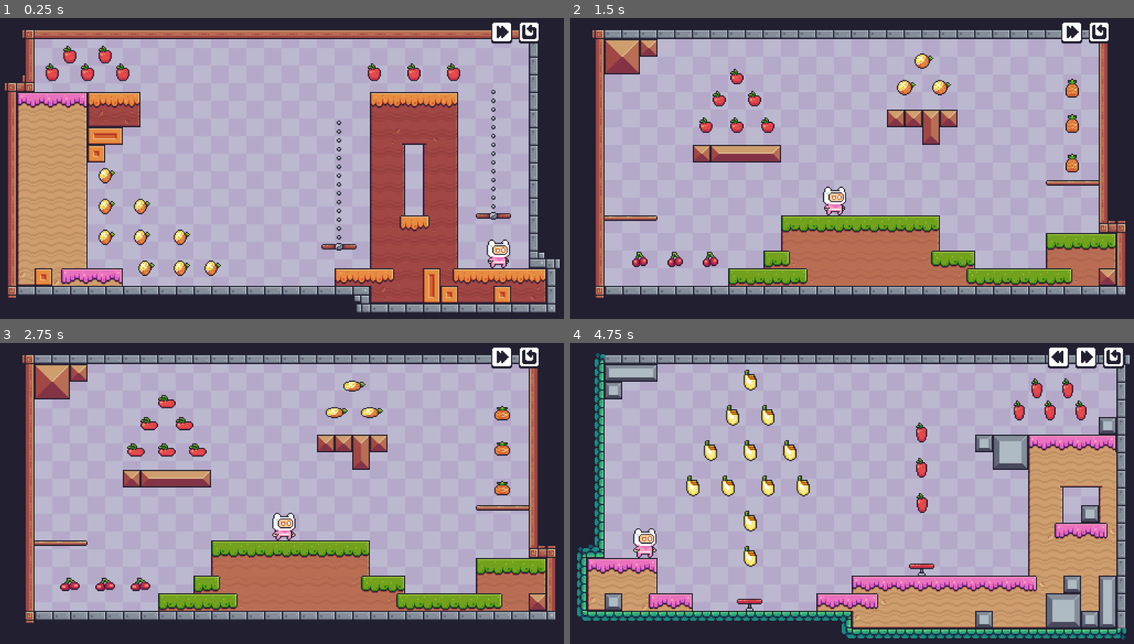
Above: before the commit, frames 1-4 (two rows, left to right).
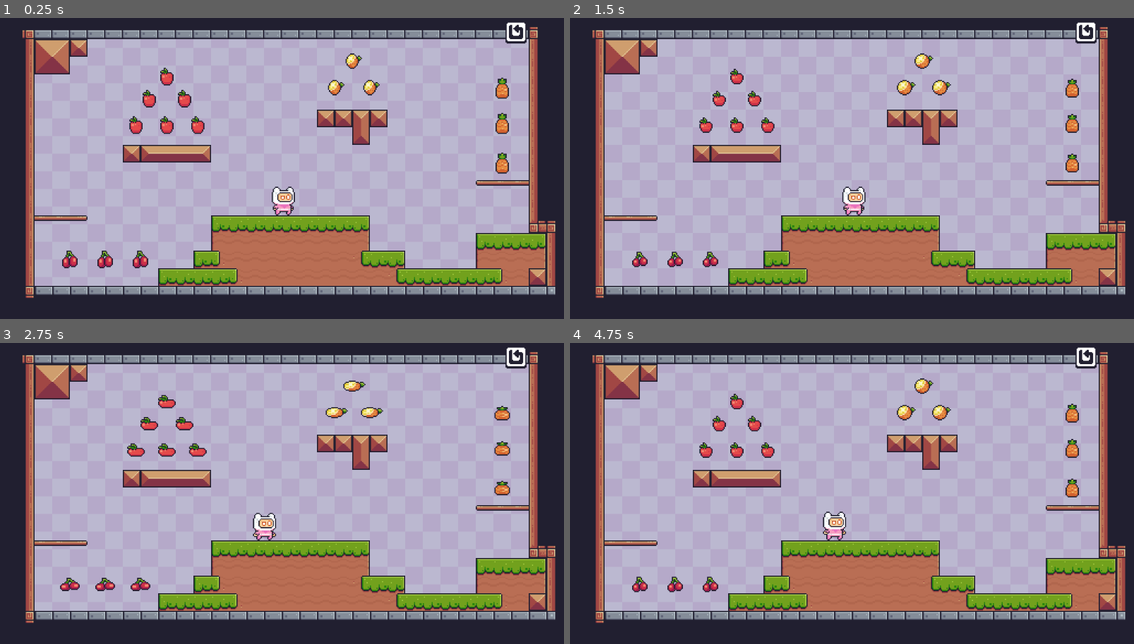
Above: after the commit, the same moments.

Repository: asecher/pixel-adventure
Game: Godot game, scene res://main.tscn
The game is run twice, just before and just after one commit, with the same random seed, the same clock (stepped at 60 frames per second) and the same inputs.
Inputs (mouse positions are in pixels of both pictures, inside the frame that each line leads up to; where the layout moved, square brackets give the same spot in the first picture):
- Up to frame 1 (0.25 s): no input
- Up to frame 2 (1.5 s): click (1083, 33) [1100, 33] at 0.5 s; click (1083, 33) [1100, 33] at 1.25 s
- Up to frame 3 (2.75 s): click (513, 358) [530, 358] at 2 s
- Up to frame 4 (4.75 s): click (1071, 358) at 2.77 s; click (1060, 358) at 3.52 s; click (1071, 358) at 4.27 s

The runs differ from the first frame. In frame 1, 43% of the frame differs, in the area x 0-100%, y 1-98%; in frame 2, 1.1%; in frame 3, 1.1%; in frame 4, 36%.

Commit message:
grey platform & level completion/navigation

Diff:
--- a/game_manager.gd
+++ b/game_manager.gd
@@ -1,10 +1,6 @@
 extends Node
 
 var death := 0
-var score := 0
 
 var player
 var camera: Camera2D
-
-func increment_score() -> void:
-	score += 1
--- a/main.tscn
+++ b/main.tscn
@@ -12,7 +12,11 @@
 [ext_resource type="Texture2D" uid="uid://hh8dnie8bc5l" path="res://assets/ui/buttons/Next.png" id="10_ciun2"]
 [ext_resource type="Script" path="res://world.gd" id="10_vea22"]
 [ext_resource type="Texture2D" uid="uid://8n45juik7aoa" path="res://assets/ui/buttons/Restart.png" id="11_onyd0"]
+[ext_resource type="PackedScene" uid="uid://bh3idt1my5ods" path="res://scenes/levels/level_1.tscn" id="13_0458u"]
 [ext_resource type="Script" path="res://camera_2d.gd" id="13_vt1cs"]
+[ext_resource type="PackedScene" uid="uid://ta4fpjnvki1l" path="res://scenes/levels/level_3.tscn" id="14_0x6lh"]
+[ext_resource type="PackedScene" uid="uid://dv8s0im5gq5y0" path="res://scenes/levels/level_6.tscn" id="15_6prg5"]
+[ext_resource type="PackedScene" uid="uid://50ekd5hbtnwj" path="res://scenes/levels/level_7.tscn" id="16_7bep4"]
 
 [node name="Main" type="Node"]
 
@@ -78,6 +82,9 @@
 [node name="World" type="Node2D" parent="."]
 script = ExtResource("10_vea22")
 
+[node name="Levels" type="ResourcePreloader" parent="World"]
+resources = [PackedStringArray("level_1", "level_3", "level_6", "level_7"), [ExtResource("13_0458u"), ExtResource("14_0x6lh"), ExtResource("15_6prg5"), ExtResource("16_7bep4")]]
+
 [node name="Camera2D" type="Camera2D" parent="."]
 anchor_mode = 0
 script = ExtResource("13_vt1cs")
--- a/scenes/fruit.gd
+++ b/scenes/fruit.gd
@@ -1,9 +1,12 @@
 extends Area2D
+class_name FruitCollectible
 
 @export var fruit_type: Fruit
 
 @onready var animated_sprite_2d: AnimatedSprite2D = $AnimatedSprite2D
 @onready var animation_player: AnimationPlayer = $AnimationPlayer
+
+signal collected
 
 func _ready() -> void:
 	animated_sprite_2d.sprite_frames = fruit_type.frames
@@ -11,4 +14,4 @@
 
 func _on_body_entered(body: Node2D) -> void:
 	animation_player.play("pickup")
-	GameManager.increment_score()
+	emit_signal("collected")
--- a/scenes/fruit.tscn
+++ b/scenes/fruit.tscn
@@ -129,7 +129,7 @@
 "pickup": SubResource("Animation_k8jwg")
 }
 
-[node name="Fruit" type="Area2D"]
+[node name="Fruit" type="Area2D" groups=["fruit_collectible"]]
 scale = Vector2(2, 2)
 collision_mask = 2
 script = ExtResource("1_3vhu3")
--- a/scenes/levels/level.gd
+++ b/scenes/levels/level.gd
@@ -1,11 +1,27 @@
 extends Node2D
+class_name Level
 
+@export var previous_level: String
+@export var next_level: String
 
-# Called when the node enters the scene tree for the first time.
+signal completed
+
+var is_completed := false
+var fruits_collected := 0
+var fruits_to_collect := 0
+
 func _ready() -> void:
-	pass # Replace with function body.
+	var collectibles = get_tree().get_nodes_in_group("fruit_collectible")
+	for fruit in collectibles:
+		fruits_to_collect += 1
+		fruit.connect("collected", collect_fruit)
+	print("fruits_to_collect: ", fruits_to_collect)
 
+func collect_fruit() -> void:
+	fruits_collected += 1
+	print("fruit collected")
 
-# Called every frame. 'delta' is the elapsed time since the previous frame.
-func _process(delta: float) -> void:
-	pass
+	if fruits_collected == fruits_to_collect:
+		print("collected all fruits in level")
+		emit_signal("completed")
+		is_completed = true
--- a/scenes/levels/level_1.tscn
+++ b/scenes/levels/level_1.tscn
@@ -11,6 +11,7 @@
 
 [node name="Level 1" type="Node2D"]
 script = ExtResource("1_kknj2")
+next_level = "level_3"
 
 [node name="Map" type="Node2D" parent="."]
 
--- a/scenes/levels/level_3.tscn
+++ b/scenes/levels/level_3.tscn
@@ -10,6 +10,8 @@
 
 [node name="Level 3" type="Node2D"]
 script = ExtResource("1_pon0f")
+previous_level = "level_1"
+next_level = "level_6"
 
 [node name="Frame" type="TileMapLayer" parent="."]
 tile_map_data = PackedByteArray("AAAAAAAAAAABAAUAAAAAAAEAAAABAAkAAAAAAAIAAAABAAkAAAAAAAMAAAABAAkAAAAAAAQAAAABAAkAAAAAAA …(28560 unchanged characters)…
--- a/scenes/levels/level_6.tscn
+++ b/scenes/levels/level_6.tscn
@@ -1,6 +1,7 @@
-[gd_scene load_steps=7 format=4 uid="uid://dv8s0im5gq5y0"]
+[gd_scene load_steps=8 format=4 uid="uid://dv8s0im5gq5y0"]
 
 [ext_resource type="TileSet" uid="uid://dtjfo6b58n2m4" path="res://ressources/tileset.tres" id="1_o4qgh"]
+[ext_resource type="Script" path="res://scenes/levels/level.gd" id="1_q1jqv"]
 [ext_resource type="PackedScene" uid="uid://bg6a6ikyfvgjn" path="res://scenes/player.tscn" id="2_2afnw"]
 [ext_resource type="PackedScene" uid="uid://b6mtj4c2qo8jq" path="res://scenes/traps/arrow/arrow.tscn" id="3_snk4d"]
 [ext_resource type="PackedScene" uid="uid://ckj3fn0tca7qv" path="res://scenes/fruit.tscn" id="4_yc2nk"]
@@ -8,6 +9,9 @@
 [ext_resource type="Resource" uid="uid://b52n32iju04kw" path="res://ressources/fruits/melon.tres" id="6_8yjmn"]
 
 [node name="Level 6" type="Node2D"]
+script = ExtResource("1_q1jqv")
+previous_level = "level_3"
+next_level = "level_7"
 
 [node name="Frame" type="TileMapLayer" parent="."]
 tile_map_data = PackedByteArray("AAAAAAAAAAABAAEAAAABAAAAAAABAAEAAAACAAAAAAABAAEAAAADAAAAAAABAAEAAAAEAAAAAAABAAEAAAAFAA …(18224 unchanged characters)…
--- a/scenes/levels/level_7.tscn
+++ b/scenes/levels/level_7.tscn
@@ -1,11 +1,13 @@
-[gd_scene load_steps=8 format=4 uid="uid://50ekd5hbtnwj"]
+[gd_scene load_steps=11 format=4 uid="uid://50ekd5hbtnwj"]
 
 [ext_resource type="TileSet" uid="uid://dtjfo6b58n2m4" path="res://ressources/tileset.tres" id="1_07k5n"]
+[ext_resource type="Script" path="res://scenes/levels/level.gd" id="1_uyx2q"]
 [ext_resource type="PackedScene" uid="uid://ckj3fn0tca7qv" path="res://scenes/fruit.tscn" id="2_p0yoj"]
 [ext_resource type="PackedScene" uid="uid://bg6a6ikyfvgjn" path="res://scenes/player.tscn" id="2_xllqo"]
 [ext_resource type="Resource" uid="uid://c0h8ww8rdknu5" path="res://ressources/fruits/apple.tres" id="3_3pvk5"]
 [ext_resource type="Resource" uid="uid://bawqkl42qcwwi" path="res://ressources/fruits/orange.tres" id="4_q1o3b"]
 [ext_resource type="PackedScene" uid="uid://c5c7hhhbnaaew" path="res://scenes/traps/platforms/brown_platform.tscn" id="5_rqi3q"]
+[ext_resource type="PackedScene" uid="uid://cbjdytpnuuqam" path="res://scenes/traps/platforms/grey_platform.tscn" id="6_fifll"]
 
 [sub_resource type="Curve2D" id="Curve2D_2fixj"]
 _data = {
@@ -13,7 +15,15 @@
 }
 point_count = 15
 
+[sub_resource type="Curve2D" id="Curve2D_kmi3e"]
+_data = {
+"points": PackedVector2Array(0, 0, 0, 0, 0, 0, 0, 0, 0, 0, -16, 0, 0, 0, 0, 0, -32, 0, 0, 0, 0, 0, -48, 0, 0, 0, 0, 0, -64, 0, 0, 0, 0, 0, -80, 0, 0, 0, 0, 0, -96, 0, 0, 0, 0, 0, -112, 0, 0, 0, 0, 0, -128, 0, 0, 0, 0, 0, -144, 0, 0, 0, 0, 0, -160, 0, 0, 0, 0, 0, -176, 0, 0, 0, 0, 0, -192, 0, 0, 0, 0, 0, -208, 0, 0, 0, 0, 0, -224, 0, 0, 0, 0, 0, -240, 0, 0, 0, 0, 0, -256, 0, 0, 0, 0, 0, -272, 0, 0, 0, 0, 0, -288, 0, 0, 0, 0, 0, -304, 0)
+}
+point_count = 20
+
 [node name="level_7" type="Node2D"]
+script = ExtResource("1_uyx2q")
+previous_level = "level_6"
 
 [node name="Frame" type="TileMapLayer" parent="."]
 tile_map_data = PackedByteArray("AAAYAAEAAAABAAUAAAAZAAEAAAABAAUAAAD8//z/AAABAAUAAAD8//3/AAABAAUAAAD8//7/AAABAAUAAAD8// …(18096 unchanged characters)…
@@ -100,5 +110,9 @@
 position = Vector2(616, 440)
 curve = SubResource("Curve2D_2fixj")
 
+[node name="GreyPlatform" parent="." instance=ExtResource("6_fifll")]
+position = Vector2(616, 168)
+curve = SubResource("Curve2D_kmi3e")
+
 [node name="Player" parent="." instance=ExtResource("2_xllqo")]
 position = Vector2(904, 448)
--- /dev/null
+++ b/scenes/traps/platforms/grey_platform.gd
@@ -0,0 +1,20 @@
+extends Path2D
+
+@onready var animated_sprite_2d: AnimatedSprite2D = $AnimatableBody2D/AnimatedSprite2D
+@onready var path_follow_2d: PathFollow2D = $PathFollow2D
+@onready var chains: Node2D = $Chains
+
+const CHAIN = preload("res://scenes/traps/platforms/platform_chain.tscn")
+
+var direction := 1.0
+
+func _ready() -> void:
+	for i in curve.point_count:
+		var chain = CHAIN.instantiate()
+		chains.add_child(chain)
+		chain.position = curve.get_point_position(i)
+
+func _process(delta: float) -> void:
+	path_follow_2d.progress = path_follow_2d.progress + delta * 60 * direction
+	if path_follow_2d.progress_ratio == 0 or path_follow_2d.progress_ratio==1:
+		direction *= -1
--- /dev/null
+++ b/scenes/traps/platforms/grey_platform.tscn
@@ -0,0 +1,111 @@
+[gd_scene load_steps=15 format=3 uid="uid://cbjdytpnuuqam"]
+
+[ext_resource type="Script" path="res://scenes/traps/platforms/grey_platform.gd" id="1_pr3d7"]
+[ext_resource type="Texture2D" uid="uid://bp4slfvlhqobt" path="res://assets/traps/platforms/grey_off.png" id="1_v8l1r"]
+[ext_resource type="Texture2D" uid="uid://clj1ri82vmev4" path="res://assets/traps/platforms/grey_on.png" id="2_o27f4"]
+
+[sub_resource type="AtlasTexture" id="AtlasTexture_0muir"]
+atlas = ExtResource("1_v8l1r")
+region = Rect2(0, 0, 32, 8)
+
+[sub_resource type="AtlasTexture" id="AtlasTexture_h8j8r"]
+atlas = ExtResource("2_o27f4")
+region = Rect2(0, 0, 32, 8)
+
+[sub_resource type="AtlasTexture" id="AtlasTexture_50fcw"]
+atlas = ExtResource("2_o27f4")
+region = Rect2(32, 0, 32, 8)
+
+[sub_resource type="AtlasTexture" id="AtlasTexture_lp8t4"]
+atlas = ExtResource("2_o27f4")
+region = Rect2(64, 0, 32, 8)
+
+[sub_resource type="AtlasTexture" id="AtlasTexture_y1avf"]
+atlas = ExtResource("2_o27f4")
+region = Rect2(96, 0, 32, 8)
+
+[sub_resource type="AtlasTexture" id="AtlasTexture_sdsby"]
+atlas = ExtResource("2_o27f4")
+region = Rect2(128, 0, 32, 8)
+
+[sub_resource type="AtlasTexture" id="AtlasTexture_i67pm"]
+atlas = ExtResource("2_o27f4")
+region = Rect2(160, 0, 32, 8)
+
+[sub_resource type="AtlasTexture" id="AtlasTexture_86215"]
+atlas = ExtResource("2_o27f4")
+region = Rect2(192, 0, 32, 8)
+
+[sub_resource type="AtlasTexture" id="AtlasTexture_0rk25"]
+atlas = ExtResource("2_o27f4")
+region = Rect2(224, 0, 32, 8)
+
+[sub_resource type="SpriteFrames" id="SpriteFrames_knvws"]
+animations = [{
+"frames": [{
+"duration": 1.0,
+"texture": SubResource("AtlasTexture_0muir")
+}],
+"loop": true,
+"name": &"off",
+"speed": 5.0
+}, {
+"frames": [{
+"duration": 1.0,
+"texture": SubResource("AtlasTexture_h8j8r")
+}, {
+"duration": 1.0,
+"texture": SubResource("AtlasTexture_50fcw")
+}, {
+"duration": 1.0,
+"texture": SubResource("AtlasTexture_lp8t4")
+}, {
+"duration": 1.0,
+"texture": SubResource("AtlasTexture_y1avf")
+}, {
+"duration": 1.0,
+"texture": SubResource("AtlasTexture_sdsby")
+}, {
+"duration": 1.0,
+"texture": SubResource("AtlasTexture_i67pm")
+}, {
+"duration": 1.0,
+"texture": SubResource("AtlasTexture_86215")
+}, {
+"duration": 1.0,
+"texture": SubResource("AtlasTexture_0rk25")
+}],
+"loop": true,
+"name": &"on",
+"speed": 20.0
+}]
+
+[sub_resource type="RectangleShape2D" id="RectangleShape2D_p7so0"]
+size = Vector2(64, 10)
+
+[node name="GreyPlatform" type="Path2D"]
+script = ExtResource("1_pr3d7")
+
+[node name="Chains" type="Node2D" parent="."]
+
+[node name="AnimatableBody2D" type="AnimatableBody2D" parent="."]
+
+[node name="AnimatedSprite2D" type="AnimatedSprite2D" parent="AnimatableBody2D"]
+scale = Vector2(2, 2)
+sprite_frames = SubResource("SpriteFrames_knvws")
+animation = &"on"
+autoplay = "on"
+
+[node name="CollisionShape2D" type="CollisionShape2D" parent="AnimatableBody2D"]
+position = Vector2(0, 1)
+shape = SubResource("RectangleShape2D_p7so0")
+one_way_collision = true
+
+[node name="PathFollow2D" type="PathFollow2D" parent="."]
+loop = false
+
+[node name="RemoteTransform2D" type="RemoteTransform2D" parent="PathFollow2D"]
+rotation = 3.14159
+remote_path = NodePath("../../AnimatableBody2D")
+update_rotation = false
+update_scale = false
--- a/world.gd
+++ b/world.gd
@@ -1,57 +1,48 @@
 extends Node2D
-
-const LEVEL_1 := preload("res://scenes/levels/level_1.tscn")
-const LEVEL_3 := preload("res://scenes/levels/level_3.tscn")
-const LEVEL_6 := preload("res://scenes/levels/level_6.tscn")
-const LEVEL_7 := preload("res://scenes/levels/level_7.tscn")
 
 @onready var previous_button: TextureButton = $"../Navigation/MarginContainer/HBoxContainer/PreviousButton"
 @onready var next_button: TextureButton = $"../Navigation/MarginContainer/HBoxContainer/NextButton"
 @onready var camera_2d: Camera2D = $"../Camera2D"
+@onready var levels: ResourcePreloader = $Levels
 
-var current_level_idx := 0
-var current_level: Node
-var levels := [
-	LEVEL_1,
-	LEVEL_3,
-	LEVEL_6,
-	LEVEL_7
-]
+var current_level: Level
+var current_level_ressource_name: String
 
 func _ready() -> void:
 	GameManager.camera = camera_2d
+	load_level("level_1")
 
-	current_level = LEVEL_7.instantiate()
-	previous_button.visible = false
+func _process(_delta: float) -> void:
+	if not current_level:
+		pass
+
+	previous_button.visible = true if current_level.previous_level else false
+	if current_level.next_level and current_level.is_completed:
+		next_button.visible = true
+	else:
+		next_button.visible = false
+
+func load_level(level_name: String) -> void:
+	unload_current_level()
+	current_level = levels.get_resource(level_name).instantiate()
+	current_level_ressource_name = level_name
 	add_child(current_level)
 
-func _process(_delta: float) -> void:
-	if current_level_idx == 0:
-		next_button.visible = true
-		previous_button.visible = false
-	elif current_level_idx == levels.size() - 1:
-		next_button.visible = false
-		previous_button.visible = true
-	else:
-		next_button.visible = true
-		previous_button.visible = true
-
-func goto(index: int) -> void:
-	current_level.queue_free()
-	var level = levels[index].instantiate()
-	current_level = level
-	add_child(level)
+func unload_current_level() -> void:
+	if current_level:
+		current_level.queue_free()
+	current_level = null
 
 func previous() -> void:
-	current_level_idx -= 1
-	goto(current_level_idx)
+	if current_level and current_level.previous_level:
+		load_level(current_level.previous_level)
 
 func next() -> void:
-	current_level_idx += 1
-	goto(current_level_idx)
+	if current_level and current_level.next_level:
+		load_level(current_level.next_level)
 
 func restart() -> void:
-	goto(current_level_idx)
+	load_level(current_level_ressource_name)
 
 
 func _on_restart_button_pressed() -> void:
Not shown: 1 places in main.tscn that only renumber resources
Not shown: 1 places in scenes/levels/level.tscn that only renumber resources
